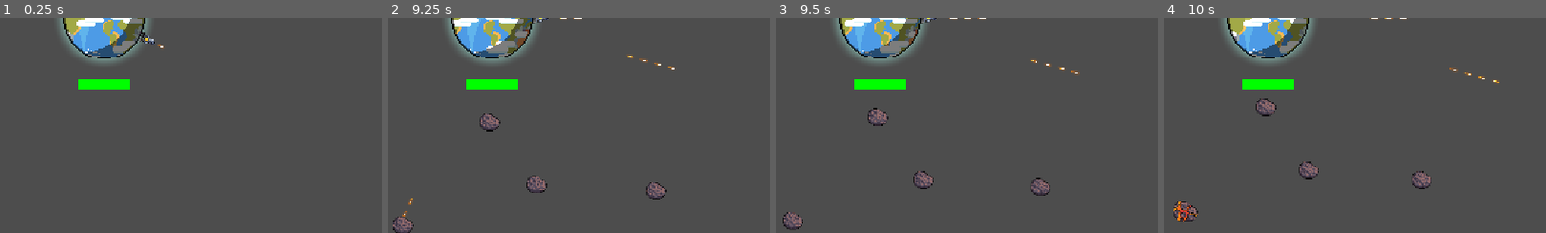
Above: before the commit, frames 1-4 (left to right).
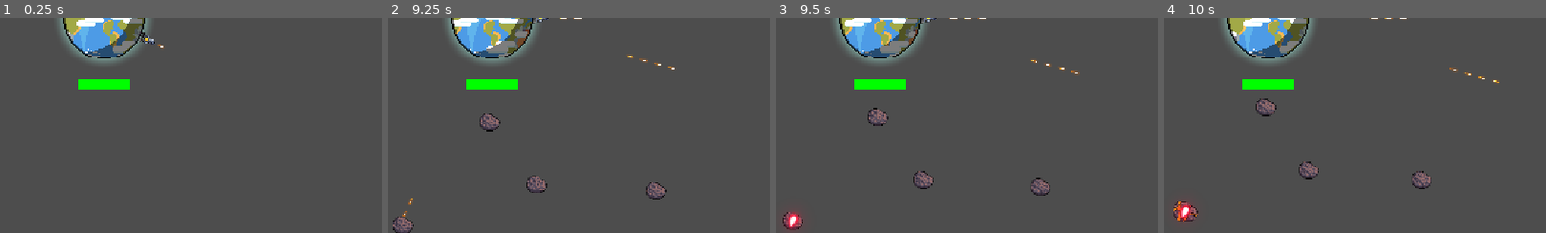
Above: after the commit, the same moments.

Repository: jeanleny/GalacticBouillabaisse
Game: Godot game, scene res://Scenes/game.tscn
Two runs of this game, one before a commit and one after it. Both use one fixed random seed, a clock stepped at 60 frames per second and the inputs below. The project has no main scene, so this scene is started directly.
Inputs (mouse positions are % of the whole screen's width and height, from its top left):
- Up to frame 1 (0.25 s): no input
- Up to frame 2 (9.25 s): move the mouse to (45, 70) at 0.52 s; move the mouse to (80, 65) at 1.27 s; move the mouse to (20, 35) at 2.02 s; move the mouse to (55, 50) at 2.77 s; move the mouse to (35, 25) at 3.52 s; move the mouse to (72, 45) at 4.27 s; move the mouse to (30, 55) at 5.02 s; move the mouse to (60, 28) at 5.77 s; move the mouse to (45, 70) at 6.52 s; move the mouse to (80, 65) at 7.27 s; move the mouse to (20, 35) at 8.02 s; move the mouse to (55, 50) at 8.77 s
- Up to frame 3 (9.5 s): no input
- Up to frame 4 (10 s): move the mouse to (35, 25) at 9.52 s
The pictures show only the part of the screen within x 36-86%, y 50-100%; the shares and areas given below are measured in that part.

Frames 1-2 are identical in both runs. In frame 3, 0.3% of the frame differs, in the area x 2-7%, y 89-99%; in frame 4, 0.3%.

Commit message:
Bonus Spawn

Diff:
--- /dev/null
+++ b/galactic-bouillabaisse/Scenes/Bonus/bonus.tscn
@@ -0,0 +1,17 @@
+[gd_scene format=3 uid="uid://cibu866333gpx"]
+
+[ext_resource type="Script" uid="uid://cdrqnbixtwpo7" path="res://Script/Bonus/bonus.gd" id="1_eha4r"]
+
+[sub_resource type="CapsuleShape2D" id="CapsuleShape2D_ls22v"]
+radius = 5.0
+height = 18.0
+
+[node name="Bonus" type="Area2D" unique_id=319418232]
+script = ExtResource("1_eha4r")
+
+[node name="CollisionShape2D" type="CollisionShape2D" parent="." unique_id=1504284377]
+rotation = 1.5707964
+shape = SubResource("CapsuleShape2D_ls22v")
+
+[node name="Sprite2D" type="Sprite2D" parent="." unique_id=999643491]
+scale = Vector2(0.7276423, 0.7276423)
--- /dev/null
+++ b/galactic-bouillabaisse/Script/Bonus/bonus.gd
@@ -0,0 +1,20 @@
+extends Area2D
+
+@onready var sprite = $Sprite2D
+@onready var spriteBonus1 = preload("res://Asset/bonus/bonus1.png")
+@onready var spriteBonus2 = preload("res://Asset/bonus/bonus2.png")
+@onready var spriteBonus3 = preload("res://Asset/bonus/bonus3.png")
+
+@export var direction: Vector2
+@export var type: int #type est un int compris entre 0 et 99 genere au moment de l'instanciation
+#il permettra de gérer les probabilités d'apparition des différents bonus dans le jeu final
+
+func _ready():
+	if (type <= 33):
+		sprite.texture = spriteBonus1
+	elif (type <= 66):
+		sprite.texture = spriteBonus2
+	elif (type <= 99):
+		sprite.texture = spriteBonus3
+
+	rotation = direction.angle()
--- a/galactic-bouillabaisse/Script/Enemies/asteroid.gd
+++ b/galactic-bouillabaisse/Script/Enemies/asteroid.gd
@@ -1,9 +1,13 @@
 extends CharacterBody2D
 @export var speed: float = 15
 @export var hp: int = 3
+@export var direction: Vector2
 #@onready var player = get_tree$"../Planet"
 var pos = Vector2(0,0)
 @onready var anim: AnimatedSprite2D = $AnimatedSprite2D
+@onready var BONUS_SCENE = preload("res://Scenes/Bonus/bonus.tscn")
+
+
 #@onready var sprite: Sprite2D = $Sprite2D
 
 # Called when the node entrs the scene tree for the first time.
@@ -15,7 +19,7 @@
 
 # Called every frame. 'delta' is the elapsed time since the previous frame.
 func _process(delta: float) -> void:
-	var direction = global_position.direction_to(pos).normalized()
+	direction = global_position.direction_to(pos).normalized()
 	velocity = direction * speed
 	move_and_slide()
 
@@ -23,3 +27,12 @@
 	hp -= dmg
 	if (hp <= 0):
 		anim.play("destroy")
+		var rand = randi() % 200
+		if (rand <= 99): #Probabilite de generer un bonus (a modifier, 1 chance sur 2 pour le test)
+			generateBonus(rand)
+
+func generateBonus(rand : int):
+	var bonus = BONUS_SCENE.instantiate()
+	bonus.type = rand
+	bonus.direction = direction
+	add_child(bonus)
Binary file added: galactic-bouillabaisse/Asset/bonus/bonus1.png
Not shown, added: galactic-bouillabaisse/Asset/bonus/bonus1.png.import
Binary file added: galactic-bouillabaisse/Asset/bonus/bonus2.png
Not shown, added: galactic-bouillabaisse/Asset/bonus/bonus2.png.import
Binary file added: galactic-bouillabaisse/Asset/bonus/bonus3.png
Not shown, added: galactic-bouillabaisse/Asset/bonus/bonus3.png.import
Not shown, added: galactic-bouillabaisse/Script/Bonus/bonus.gd.uid
